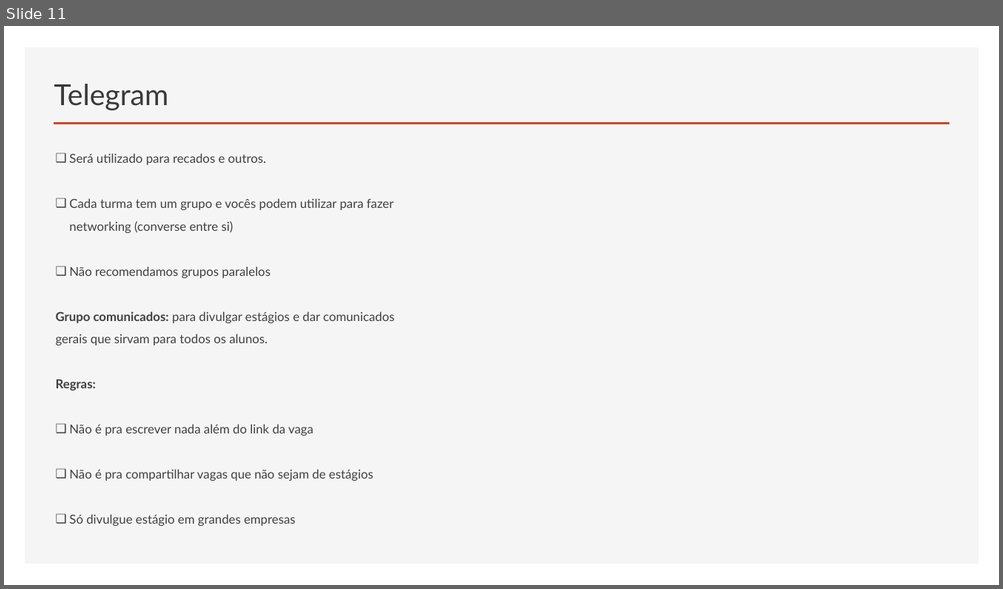
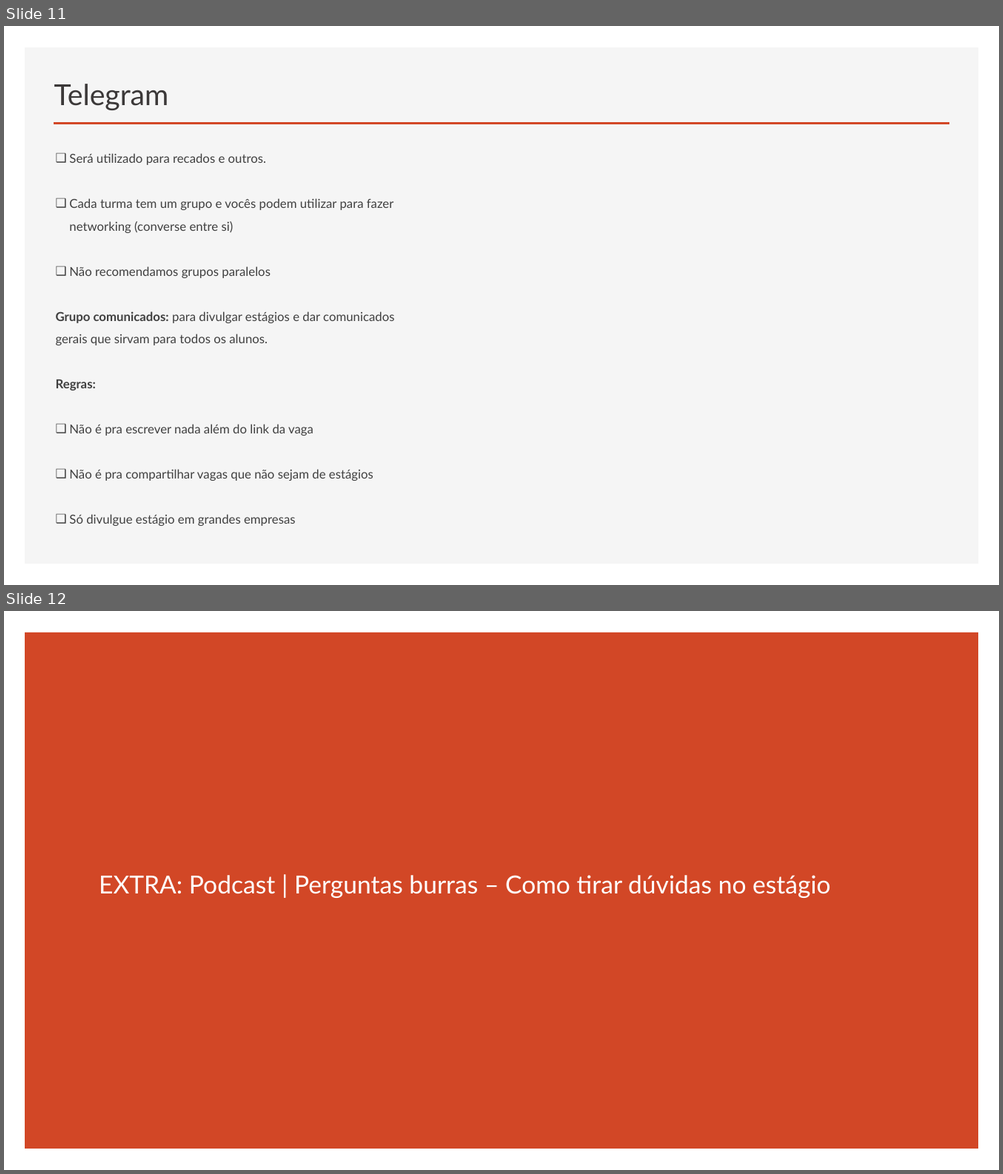
Before and after one commit to RaizaCirne/js-antes-do-react, a slide deck: Curso_Plano_da_Aprovacao/01_introducao.pptx. Shown one above the other, each under a label of ours: slide 11 before the commit, slides 11 and 12 after it. The pictures are 1003x589 and 1003x1174 pixels, drawn with LibreOffice and Linux fonts; fonts in the diff are those of the drawing. Boxes give left, top, right and bottom in pixels: in the first picture for what was removed or moved away, otherwise in the second. Text is boxed around its words. In the diff, an @@ line names an element or a change of style, - is before the commit and + after.

```diff
--- a/Curso_Plano_da_Aprovacao/01_introducao.pptx
+++ b/Curso_Plano_da_Aprovacao/01_introducao.pptx
@@ slide 12 added at (4,611,999,1170), background #FFFFFF @@
@@ rectangle added at (25,632,979,1150), fill #D24726 @@
@@ subtitle added at (99,875,831,898), 24 pt, text #FFFFFF @@
+EXTRA: Podcast | Perguntas burras – Como tirar dúvidas no estágio
```
Also in this commit, not shown: 1 other slide added, 7 slides removed.
